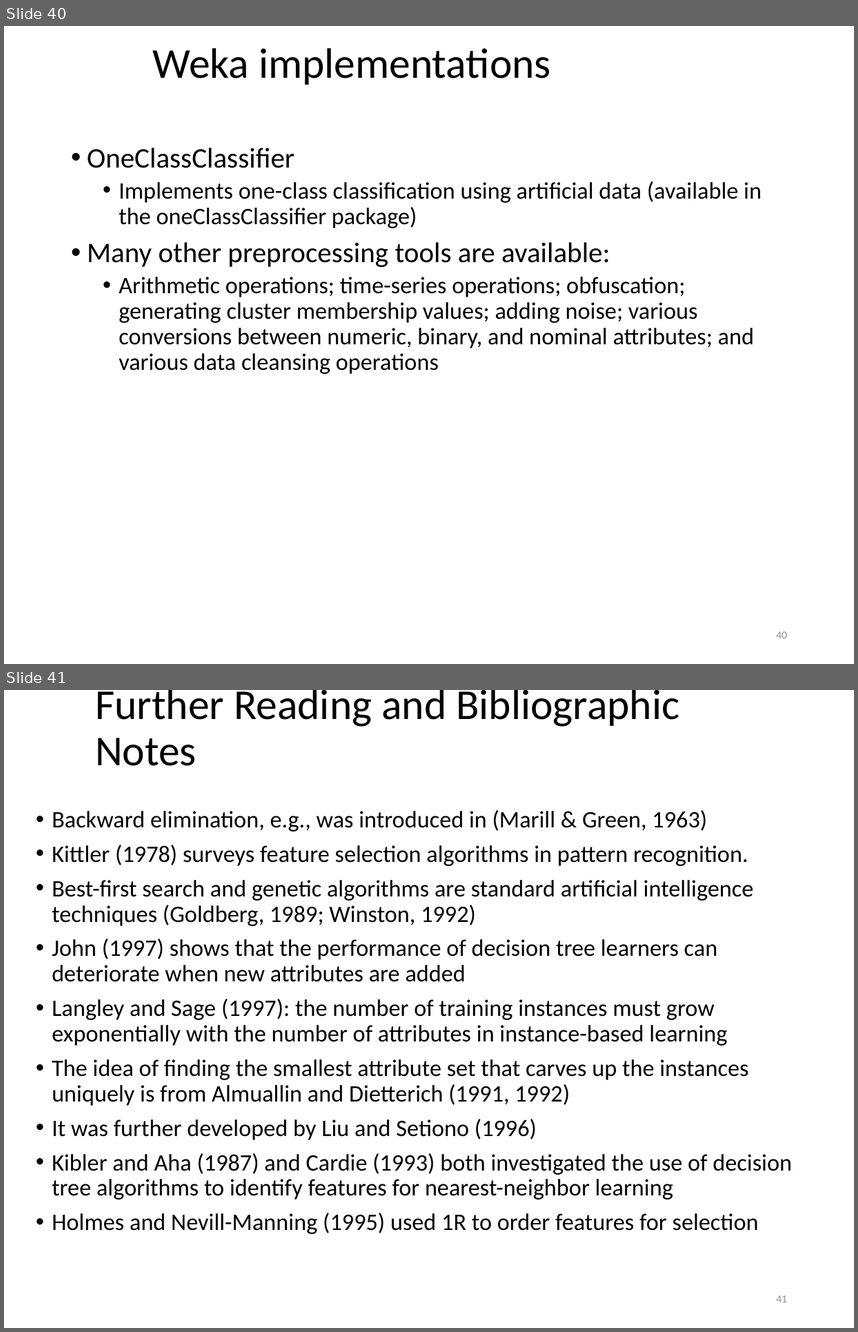
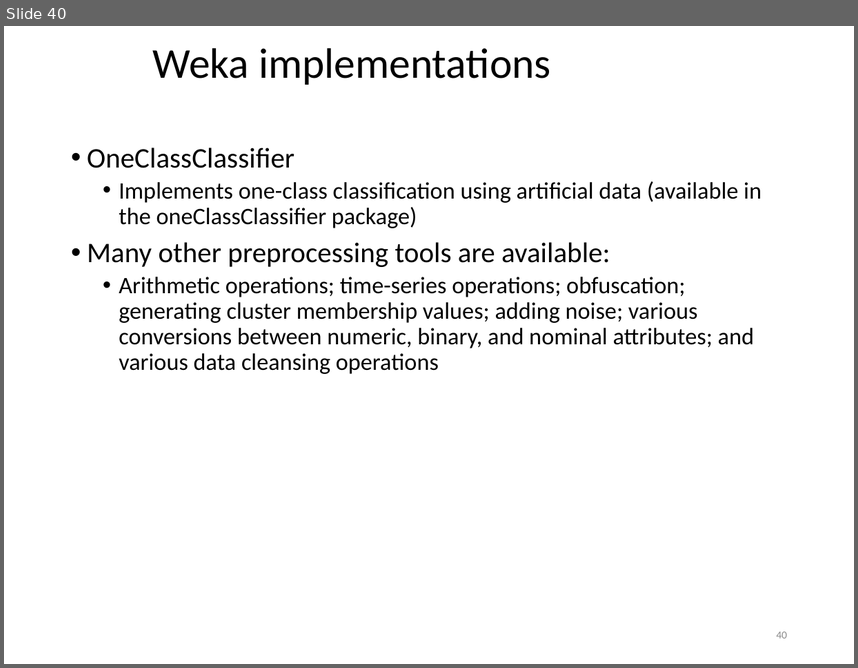
Before and after one commit to khaledmrasheed/khaledmrasheed.github.io, a slide deck: DMcourse/Chapter8.pptx. Shown one above the other, each under a label of ours: slides 40 and 41 before the commit, slide 40 after it. The pictures are 858x1332 and 858x668 pixels, drawn with LibreOffice and Linux fonts; fonts in the diff are those of the drawing. Boxes give left, top, right and bottom in pixels: in the first picture for what was removed or moved away, otherwise in the second. Text is boxed around its words. In the diff, an @@ line names an element or a change of style, - is before the commit and + after.

```diff
--- a/DMcourse/Chapter8.pptx
+++ b/DMcourse/Chapter8.pptx
@@ slide 41 removed at (x1=4, y1=690, x2=854, y2=1328), background #FFFFFF @@
@@ title removed at (x1=95, y1=690, x2=680, y2=766) @@
-Further Reading and Bibliographic Notes
@@ text removed at (x1=52, y1=810, x2=792, y2=1234) @@
-• Backward elimination, e.g., was introduced in (Marill & Green, 1963)
-• Kittler (1978) surveys feature selection algorithms in pattern recognition.
-• Best-first search and genetic algorithms are standard artificial intelligence techniques (Goldberg, 1989; Winston, 1992)
-• John (1997) shows that the performance of decision tree learners can deteriorate when new attributes are added
-• Langley and Sage (1997): the number of training instances must grow exponentially with the number of attributes in instance-based learning
-• The idea of finding the smallest attribute set that carves up the instances uniquely is from Almuallin and Dietterich (1991, 1992)
-• It was further developed by Liu and Setiono (1996)
-• Kibler and Aha (1987) and Cardie (1993) both investigated the use of decision tree algorithms to identify features for nearest-neighbor learning
-• Holmes and Nevill-Manning (1995) used 1R to order features for selection
@@ page number removed at (x1=776, y1=1295, x2=787, y2=1302) @@
-41
```
Also in this commit, not shown: 6 other slides removed.
